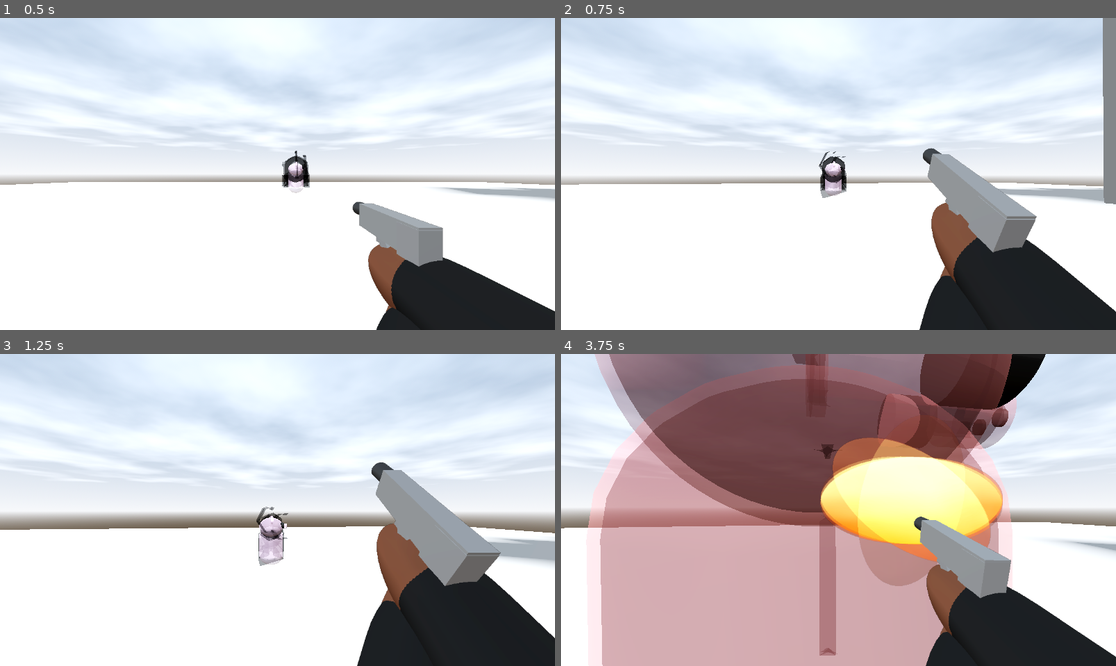
Above: before the commit, frames 1-4 (two rows, left to right).
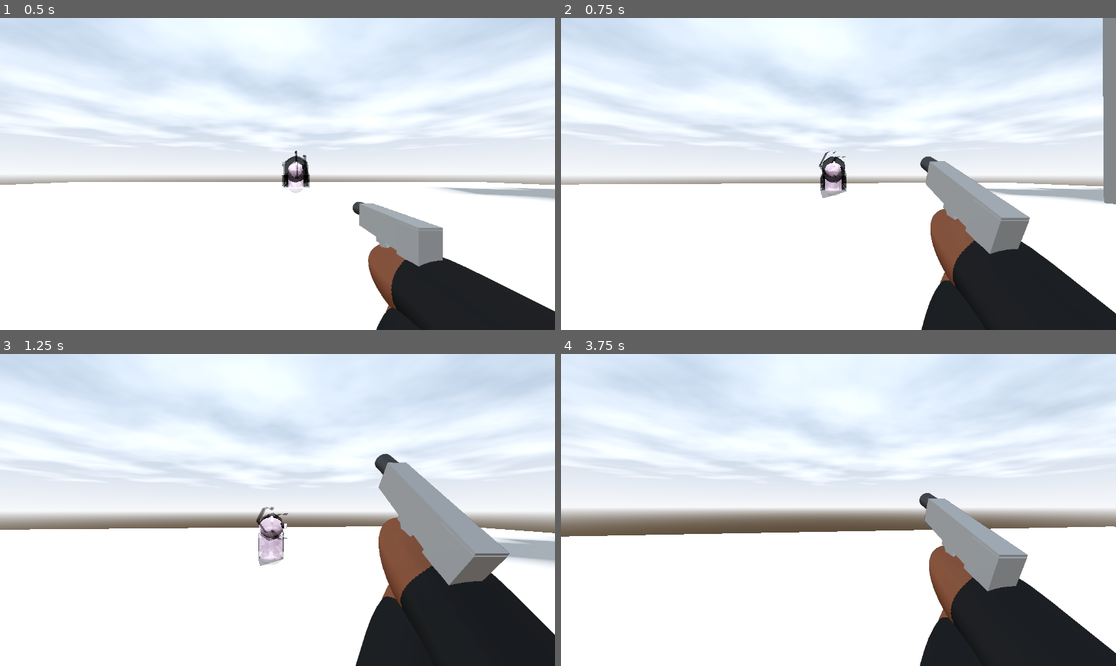
Above: after the commit, the same moments.

Repository: DylanFrenzy/The-Trials-and-Tribulations-of-Tim-Cheese
Game: Godot game, scene res://scenes/main.tscn
Two runs of this game, one before a commit and one after it. Both use one fixed random seed, a clock stepped at 60 frames per second and the inputs below.
Inputs (mouse positions are in pixels of both pictures, inside the frame that each line leads up to):
- Up to frame 1 (0.5 s): no input
- Up to frame 2 (0.75 s): move the mouse to (866, 174) at 0.52 s; hold W (move_forward) from 0.53 s (still down); click (866, 174) at 0.6 s
- Up to frame 3 (1.25 s): keep holding W (move_forward); tap Space (jump) at 0.77 s
- Up to frame 4 (3.75 s): keep holding W (move_forward); move the mouse to (810, 510) at 1.27 s; click (810, 510) at 1.35 s; tap Space (jump) at 1.52, 3.02 s; move the mouse to (849, 503) at 2.02 s; click (849, 503) at 2.1 s; move the mouse to (832, 516) at 2.77 s; click (832, 516) at 2.85 s; move the mouse to (877, 513) at 3.52 s; click (877, 513) at 3.6 s

Frame 1 is identical in both runs. In frame 2, 1.8% of the frame differs, in the area x 64-100%, y 41-100%; in frame 3, 1.9%; in frame 4, 69%, in the area x 0-100%, y 0-100%.

Commit message:
stuff

Diff:
--- a/3d-project/assets/pistol.gd
+++ /dev/null
@@ -1,37 +0,0 @@
-extends Node3D
-
-@export var damage := 10
-@export var max_ammo := 10
-@export var current_ammo := 10
-@export var reload_time := 2.0
-
-var is_reloading := false
-var ani_player;
-var muzzle_flash
-var ray_caster;
-
-func _ready():
-	$AnimationPlayer.play("idle")
-	ani_player = $AnimationPlayer2
-	muzzle_flash = $muzzle_flash
-	ray_caster = $RayCast3D
-
-func _input(event: InputEvent) -> void:
-	if (event.is_action("shoot")):
-		if ani_player.is_playing(): return
-		if current_ammo != 0:
-			current_ammo -= 1;
-			ani_player.play("Fire")
-			muzzle_flash.emitting = true
-			if ray_caster.is_colliding():
-				var target = ray_caster.get_collider();
-				if target.has_method("take_damage"):
-					target.take_damage(10);
-
-	if (event.is_action_pressed("reload") && event.is_pressed()):
-		if ani_player.is_playing() || is_reloading || current_ammo == max_ammo: return
-		is_reloading = true
-		ani_player.play("Reload")
-		await ani_player.animation_finished
-		current_ammo = max_ammo
-		is_reloading = false
--- a/3d-project/scenes/gun_cam.tscn
+++ b/3d-project/scenes/gun_cam.tscn
@@ -3,7 +3,7 @@
 [ext_resource type="PackedScene" uid="uid://uo8qyngydbub" path="res://assets/Arms.tscn" id="1_03c0v"]
 [ext_resource type="Script" uid="uid://dbkokuf3jkrkn" path="res://scripts/gun_cam.gd" id="1_ktk0j"]
 [ext_resource type="PackedScene" uid="uid://cwvmoqdyec4ah" path="res://assets/pistol.tscn" id="2_20781"]
-[ext_resource type="Script" uid="uid://cnpg01ajvsom3" path="res://assets/pistol.gd" id="4_afw81"]
+[ext_resource type="Script" uid="uid://cnpg01ajvsom3" path="res://scripts/pistol.gd" id="4_afw81"]
 [ext_resource type="AudioStream" uid="uid://b0o8epq0juwlr" path="res://sound effects/489069__tiliadesign__pistol-perfect-shot-with-silencer.wav" id="4_kb61h"]
 [ext_resource type="AudioStream" uid="uid://bcujp8y1baks3" path="res://sound effects/405538__nebulasnails__pistol-cock.wav" id="4_utigt"]
 [ext_resource type="AnimationLibrary" uid="uid://dvc0gjnq4kdv6" path="res://assets/Anim_lib/pistol.res" id="5_6r2yp"]
@@ -642,7 +642,7 @@
 material = ExtResource("11_dg5pf")
 
 [node name="left_arm_solo" type="CSGMesh3D" parent="."]
-transform = Transform3D(-0.000239449, 0.145469, -0.0802846, 0.0999993, 0.000979988, 1.25198e-09, 0.000322451, -0.195893, -0.0596187, 0.137661, -0.151003, -0.170338)
+transform = Transform3D(-0.000239449, 0.145469, -0.0802846, 0.0999993, 0.00097999, 1.25198e-09, 0.000322452, -0.195893, -0.0596187, 0.137661, -0.151003, -0.170338)
 visible = false
 layers = 2
 mesh = SubResource("CapsuleMesh_jtfo8")
--- a/3d-project/scripts/JohnPork.gd
+++ b/3d-project/scripts/JohnPork.gd
@@ -1,7 +1,7 @@
 extends CharacterBody3D;
 
 @export var speed = 2;
-@export var health = 100;
+@export var health = 20;
 @export var attack_range = 5;
 
 var player;
--- a/3d-project/scripts/character_body_3d.gd
+++ b/3d-project/scripts/character_body_3d.gd
@@ -4,11 +4,10 @@
 @export var move_speed := 5.0
 @export var jump_velocity := 4.5
 
-var gravity = ProjectSettings.get_setting("physics/3d/default_gravity")
-
 @onready var camera := $Camera3D
 @onready var GunCam = $Camera3D/SubViewportContainer/SubViewport/GunCam
-@onready var AnimationPlayer2 := $Camera3D/SubViewportContainer/SubViewport/GunCam/Node3D/Pistol/AnimationPlayer2
+
+var gravity = ProjectSettings.get_setting("physics/3d/default_gravity")
 
 func _ready():
 	Input.set_mouse_mode(Input.MOUSE_MODE_CAPTURED)
@@ -22,7 +21,7 @@
 		GunCam.sway(Vector2(event.relative.x, event.relative.y))
 
 func _physics_process(delta):
-	$Camera3D/SubViewportContainer/SubViewport/GunCam.global_transform = camera.global_transform
+	GunCam.global_transform = camera.global_transform
 
 	if not is_on_floor():
 		velocity.y -= gravity * delta
--- a/3d-project/scripts/gun_cam.gd
+++ b/3d-project/scripts/gun_cam.gd
@@ -1,9 +1,6 @@
 extends Camera3D
 
 @onready var Node_3D = $Node3D
-@onready var animation_player = $Node3D/Pistol/AnimationPlayer2
-@onready var Muzzle_Flash = $muzzle_flash
-@onready var Pistol = $Node3D/Pistol
 
 func _process(delta):
 	Node_3D.position.x = lerp(Node_3D.position.x, 0.204, delta * 5)
--- a/3d-project/scripts/mesh_instance_3d.gd
+++ /dev/null
@@ -1,11 +0,0 @@
-extends MeshInstance3D
-@export var speed = 10
-@export var rot_speed = 10
-
-func _ready() -> void:
-	pass
-
-func _process(delta: float) -> void:
-	position.x += delta * speed
-	position.z += delta * speed
-	pass
--- /dev/null
+++ b/3d-project/scripts/pistol.gd
@@ -0,0 +1,39 @@
+extends Node3D
+
+@export var damage := 10
+@export var max_ammo := 10
+@export var current_ammo := 10
+@export var reload_time := 2.0
+
+var is_reloading := false
+var ani_player;
+var muzzle_flash
+var ray_caster;
+
+func _ready():
+	$AnimationPlayer.play("idle")
+	ani_player = $AnimationPlayer2
+	muzzle_flash = $muzzle_flash
+	ray_caster = $RayCast3D
+
+func _process(delta) -> void:
+		if (Input.is_action_just_pressed("shoot")):
+			if ani_player.is_playing(): return
+			if current_ammo != 0:
+				current_ammo -= 1;
+				ani_player.play("Fire")
+				muzzle_flash.emitting = true
+				if ray_caster.is_colliding():
+					var target = ray_caster.get_collider();
+					if target.has_method("take_damage"):
+						target.take_damage(10);
+
+		if (Input.is_action_just_pressed("reload")):
+			print("a")
+			muzzle_flash.emitting = false
+			if ani_player.is_playing() || is_reloading || current_ammo == max_ammo: return
+			is_reloading = true
+			ani_player.play("Reload")
+			await ani_player.animation_finished
+			current_ammo = max_ammo
+			is_reloading = false
Not shown, removed: 3d-project/scripts/mesh_instance_3d.gd.uid
Empty file removed: 3d-project/scripts/new_character_body_3d.gd
Not shown, removed: 3d-project/scripts/new_character_body_3d.gd.uid
Renamed: 3d-project/assets/pistol.gd.uid -> 3d-project/scripts/pistol.gd.uid
